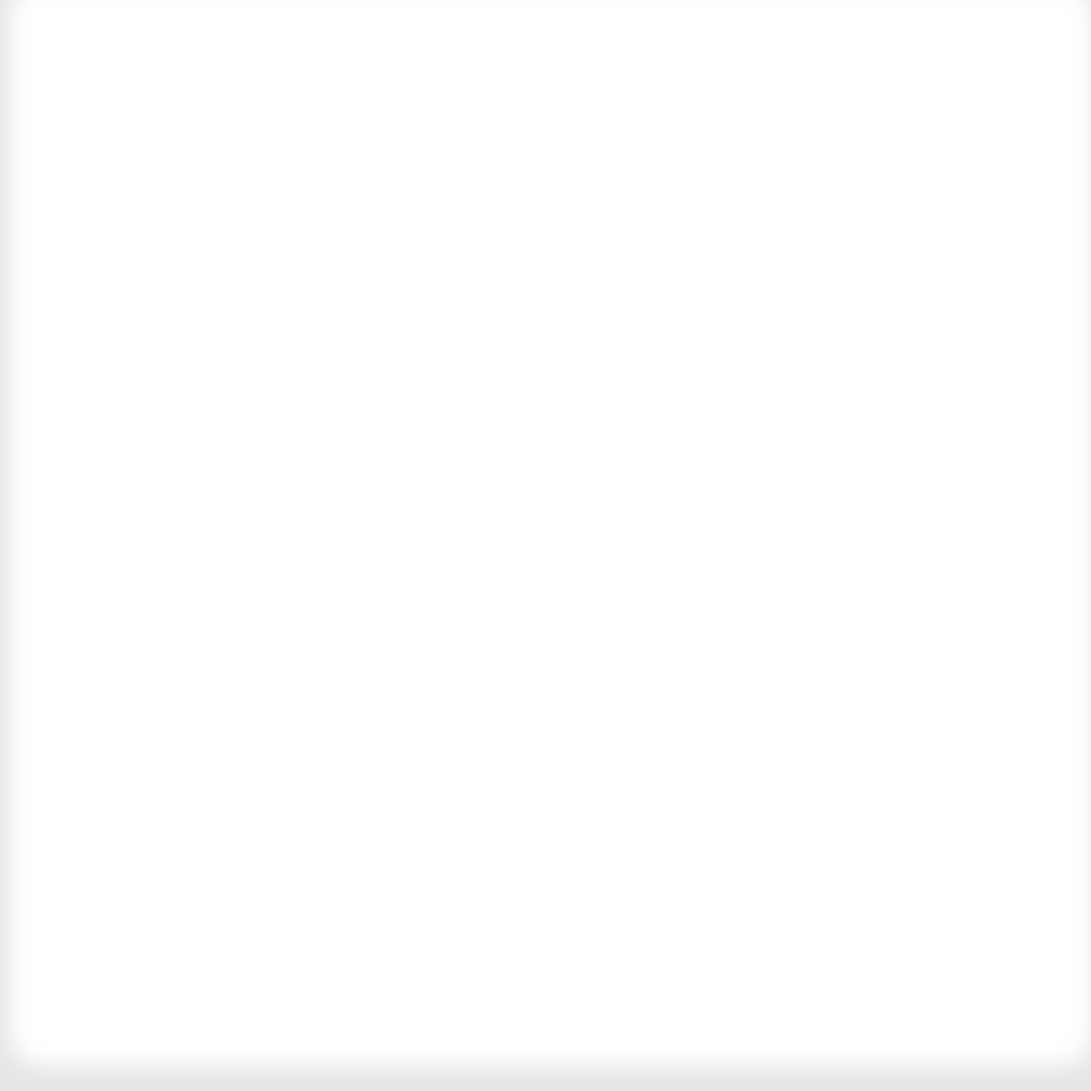
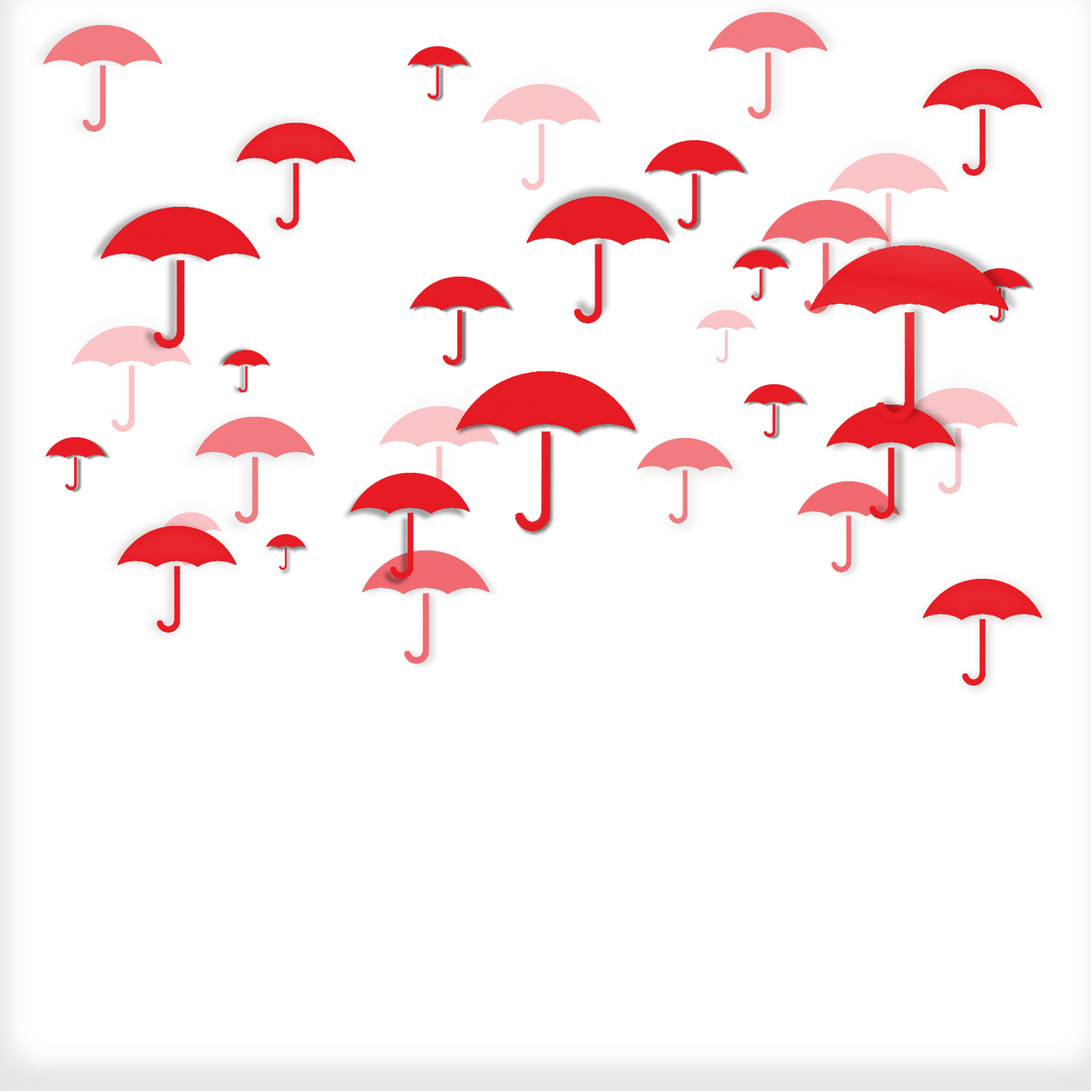
Layers edited between the first and the second 1091×1091 image:
showed "0" over [456, 371, 636, 532]
showed "2-2" over [810, 245, 1009, 423]
showed "a" over [45, 46, 1052, 696]
showed "b" over [361, 197, 910, 670]
showed "c" over [31, 3, 843, 538]
showed "d" over [68, 69, 1024, 566]
